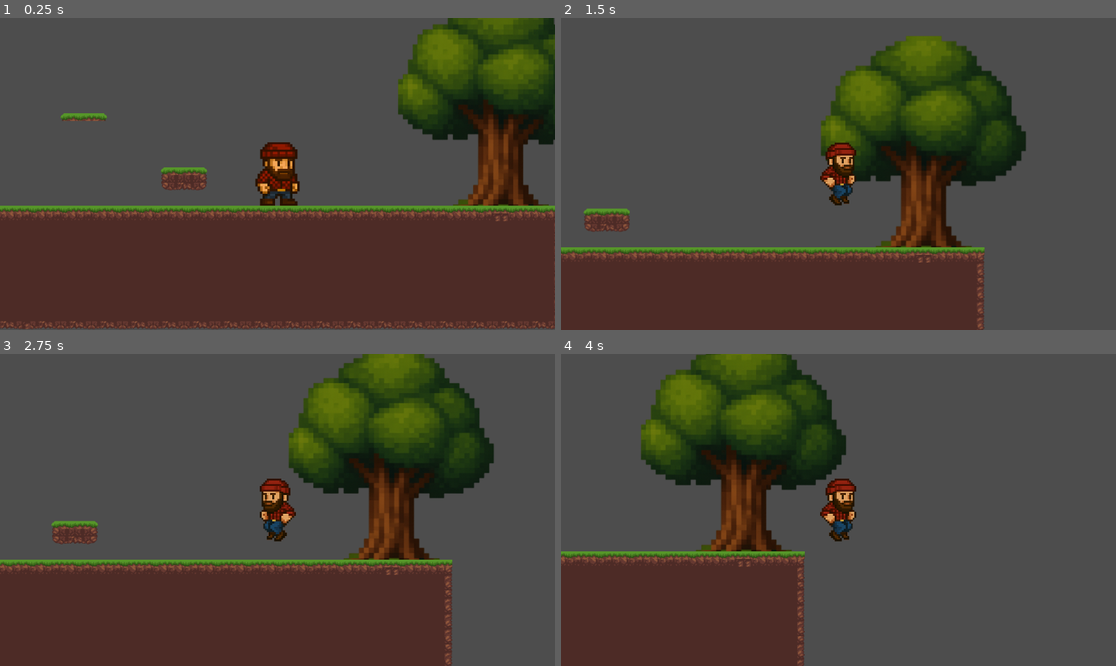
Above: before the commit, frames 1-4 (two rows, left to right).
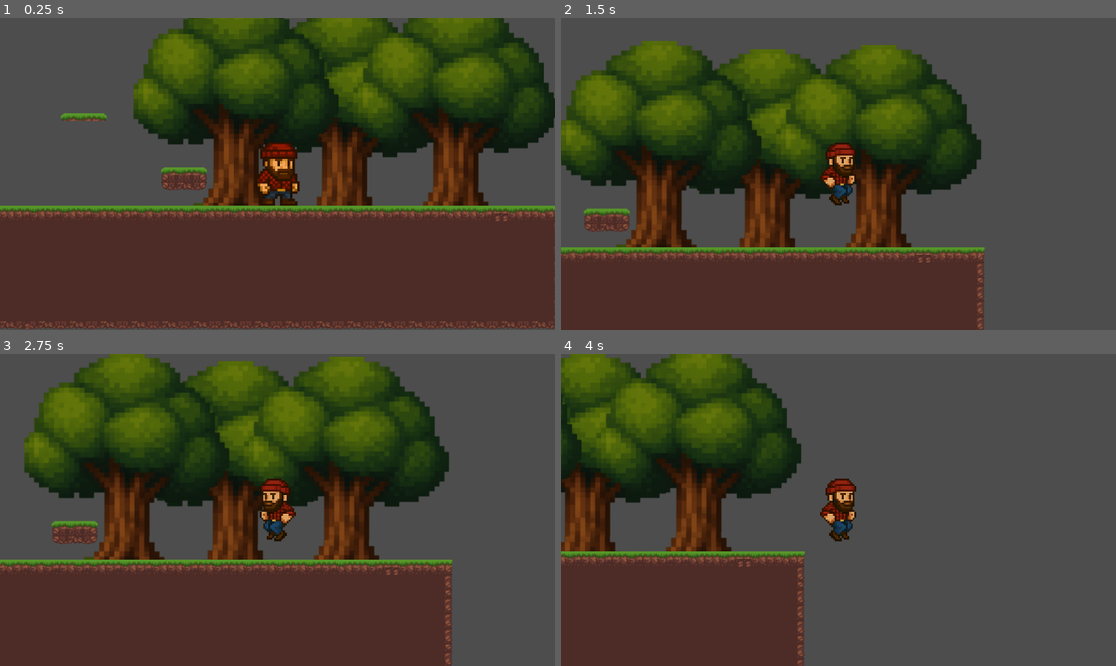
Above: after the commit, the same moments.

Repository: LeonardoRodeghiero/JogoDoLenhador
Game: Godot game, scene res://Mapas/cena.tscn
The game is run twice, just before and just after one commit, with the same random seed, the same clock (stepped at 60 frames per second) and the same inputs.
Inputs (mouse positions are in pixels of both pictures, inside the frame that each line leads up to):
- Up to frame 1 (0.25 s): no input
- Up to frame 2 (1.5 s): tap Enter at 0.5 s; move the mouse to (960, 158) at 0.52 s; press the mouse at (960, 158) at 0.53 s; hold D (direita) from 0.53 s (still down); tap W (pulo) at 0.77, 0.8, 1.07, 1.35 s; move the mouse to (727, 189) at 1.27 s; release the mouse at (727, 189) at 1.28 s
- Up to frame 3 (2.75 s): tap W (pulo) at 1.52, 1.82, 2.3 s; click (166, 525) at 1.55 s; move the mouse to (333, 441) at 2.02 s; release D (direita) at 2.03 s; press the mouse at (333, 441) at 2.03 s; hold A (esquerda) from 2.03 s (still down)
- Up to frame 4 (4 s): move the mouse to (810, 572) at 2.77 s; release A (esquerda) at 2.78 s; release the mouse at (810, 572) at 2.78 s; hold D (direita) from 2.78 s (still down); click (810, 572) at 2.85 s; tap W (pulo) at 3.02, 3.32, 3.6, 3.77 s; move the mouse to (1005, 556) at 3.52 s

The runs differ from the first frame. In frame 1, 33% of the frame differs, in the area x 24-100%, y 0-61%; in frame 2, 36%; in frame 3, 37%, in the area x 4-89%, y 0-66%; in frame 4, 22%.

Commit message:
testando+++

Diff:
--- /dev/null
+++ b/Globals/globals.gd
@@ -0,0 +1,3 @@
+extends Node
+
+var player
--- /dev/null
+++ b/Mapas/MainScene.gd
@@ -0,0 +1,2 @@
+extends Node2D
+class_name Main # CRIAR HERANÇAS DPS
--- a/Mapas/cena.tscn
+++ b/Mapas/cena.tscn
@@ -1,20 +1,29 @@
-[gd_scene load_steps=4 format=4 uid="uid://cnfki5xjcetqg"]
+[gd_scene load_steps=5 format=4 uid="uid://cnfki5xjcetqg"]
 
+[ext_resource type="Script" uid="uid://dnb5jqnt5tonj" path="res://Mapas/MainScene.gd" id="1_d7c3a"]
 [ext_resource type="PackedScene" uid="uid://byasu87s3xlay" path="res://scenes/player.tscn" id="1_p86sy"]
 [ext_resource type="TileSet" uid="uid://dwdwskihbq384" path="res://TileSets/chao.tres" id="3_d7c3a"]
 [ext_resource type="PackedScene" uid="uid://b4k1h5gvlculy" path="res://scenes/carvalho.tscn" id="3_h1nd1"]
 
 [node name="Cena" type="Node2D"]
+script = ExtResource("1_d7c3a")
+
+[node name="Player" parent="." instance=ExtResource("1_p86sy")]
+z_index = 1
+position = Vector2(546, 318)
+slide_on_ceiling = false
 
 [node name="Carvalho" parent="." instance=ExtResource("3_h1nd1")]
-position = Vector2(1005, 164)
+position = Vector2(681, 161)
+
+[node name="Carvalho2" parent="." instance=ExtResource("3_h1nd1")]
+position = Vector2(912, 152)
+
+[node name="Carvalho3" parent="." instance=ExtResource("3_h1nd1")]
+position = Vector2(456, 144)
 
 [node name="Chao" type="Node2D" parent="."]
 
 [node name="chao" type="TileMapLayer" parent="Chao"]
 tile_map_data = PackedByteArray("AAAAABgAAgABAAAAAAABABgAAgABAAAAAAACABgAAgACAAAAAAADABgAAgADAAAAAAAEABgAAgAEAAAAAAAFAB …(19248 unchanged characters)…
 tile_set = ExtResource("3_d7c3a")
-
-[node name="Player" parent="." instance=ExtResource("1_p86sy")]
-position = Vector2(546, 318)
-slide_on_ceiling = false
--- a/project.godot
+++ b/project.godot
@@ -14,6 +14,15 @@
 run/main_scene="uid://cnfki5xjcetqg"
 config/features=PackedStringArray("4.4", "Forward Plus")
 config/icon="res://icon.svg"
+
+[autoload]
+
+Globals="*res://Globals/globals.gd"
+
+[global_group]
+
+arvores=""
+entidade=""
 
 [input]
 
--- a/scenes/carvalho.gd
+++ b/scenes/carvalho.gd
@@ -3,37 +3,37 @@
 var hits: int = 3
 var player_in_range: bool = false
 var ja_entrou: bool = false
-
-
 # Called when the node enters the scene tree for the first time.
 func _ready() -> void:
-	pass
+	Globals.player.connect("ataque", _on_ataque_recebido)
 
 # Called every frame. 'delta' is the elapsed time since the previous frame.
 func _process(_delta: float) -> void:
 	pass
 
-
 func caindo():
 	var tween = create_tween()
-	tween.tween_property($Marker2D, "rotation", deg_to_rad(90), 4).set_trans(Tween.TRANS_EXPO)
+	tween.tween_property($Marker2D, "rotation", deg_to_rad(-90), 4).set_trans(Tween.TRANS_EXPO)
 	await get_tree().create_timer(5).timeout
 	queue_free()
 
-func _on_body_entered(body: Node2D) -> void:
-	player_in_range = true
-	print("entrou")
-	if not ja_entrou:
-		body.connect("ataque", _on_ataque_recebido)
-	ja_entrou = true
 
-
-func _on_body_exited(_body: Node2D) -> void:
-	player_in_range = false
 
 func _on_ataque_recebido():
 	if player_in_range:
 		print("Jogador atacou dentro da área da árvore!")
 		hits -= 1
+		print(hits)
+		if hits == 0:
+			$Marker2D/AnimationPlayer.play("cortando")
 		if hits <= 0:
 			caindo()
+
+
+
+func _on_area_entered(area: Area2D) -> void:
+	player_in_range = true
+
+
+func _on_area_exited(area: Area2D) -> void:
+	player_in_range = false
--- a/scenes/carvalho.tscn
+++ b/scenes/carvalho.tscn
@@ -1,28 +1,76 @@
-[gd_scene load_steps=4 format=3 uid="uid://b4k1h5gvlculy"]
+[gd_scene load_steps=8 format=3 uid="uid://b4k1h5gvlculy"]
 
 [ext_resource type="Script" uid="uid://dojfava7gdt8t" path="res://scenes/carvalho.gd" id="1_37gbl"]
-[ext_resource type="Texture2D" uid="uid://2j4wrjro6iqg" path="res://graphics/arvores/carvalho/carvalho.png" id="1_i4u5t"]
+[ext_resource type="Texture2D" uid="uid://d34l4uy73qr13" path="res://graphics/arvores/carvalho/carvalho_sem_toco.png" id="2_37gbl"]
+[ext_resource type="Texture2D" uid="uid://bathr3n4w8to4" path="res://graphics/arvores/carvalho/toco.png" id="2_hpkay"]
+
+[sub_resource type="Animation" id="Animation_hpkay"]
+length = 0.001
+tracks/0/type = "value"
+tracks/0/imported = false
+tracks/0/enabled = true
+tracks/0/path = NodePath("Sprite2D:frame")
+tracks/0/interp = 1
+tracks/0/loop_wrap = true
+tracks/0/keys = {
+"times": PackedFloat32Array(0),
+"transitions": PackedFloat32Array(1),
+"update": 1,
+"values": [0]
+}
+
+[sub_resource type="Animation" id="Animation_37gbl"]
+resource_name = "cortando"
+length = 0.2
+tracks/0/type = "value"
+tracks/0/imported = false
+tracks/0/enabled = true
+tracks/0/path = NodePath("Sprite2D:frame")
+tracks/0/interp = 1
+tracks/0/loop_wrap = true
+tracks/0/keys = {
+"times": PackedFloat32Array(0),
+"transitions": PackedFloat32Array(1),
+"update": 1,
+"values": [1]
+}
+
+[sub_resource type="AnimationLibrary" id="AnimationLibrary_xrm0y"]
+_data = {
+&"RESET": SubResource("Animation_hpkay"),
+&"cortando": SubResource("Animation_37gbl")
+}
 
 [sub_resource type="CapsuleShape2D" id="CapsuleShape2D_i4u5t"]
 radius = 49.0
 height = 244.0
 
-[node name="Carvalho" type="Area2D"]
+[node name="Carvalho" type="Area2D" groups=["arvores"]]
 script = ExtResource("1_37gbl")
 
+[node name="Toco" type="Sprite2D" parent="."]
+position = Vector2(4, 228)
+texture = ExtResource("2_hpkay")
+
 [node name="Marker2D" type="Marker2D" parent="."]
-position = Vector2(6, 236)
+position = Vector2(0, 192)
 
 [node name="Sprite2D" type="Sprite2D" parent="Marker2D"]
-position = Vector2(0, -234)
-texture = ExtResource("1_i4u5t")
+position = Vector2(6, -190)
+texture = ExtResource("2_37gbl")
 hframes = 2
-vframes = 2
+metadata/_edit_lock_ = true
+
+[node name="AnimationPlayer" type="AnimationPlayer" parent="Marker2D"]
+libraries = {
+&"": SubResource("AnimationLibrary_xrm0y")
+}
 
 [node name="CollisionShape2D" type="CollisionShape2D" parent="."]
+visible = false
 position = Vector2(3, 121)
 rotation = -3.14159
 shape = SubResource("CapsuleShape2D_i4u5t")
 
-[connection signal="body_entered" from="." to="." method="_on_body_entered"]
-[connection signal="body_exited" from="." to="." method="_on_body_exited"]
+[connection signal="area_entered" from="." to="." method="_on_area_entered"]
+[connection signal="area_exited" from="." to="." method="_on_area_exited"]
--- a/scenes/player.gd
+++ b/scenes/player.gd
@@ -8,10 +8,12 @@
 var velocidade: int = 400
 var pulando: bool = false
 var parado: bool = false
+var terminou_ataque: bool = false
 signal ataque
 
 # Called when the node enters the scene tree for the first time.
 func _ready() -> void:
+	Globals.player = self
 	$Animacao.play("correr_dir")
 	direcao = 'dir'
 	$Animacao.stop()
@@ -22,7 +24,13 @@
 func _physics_process(delta: float) -> void:
 	var direction_velocity:Vector2
 
-	if Input.is_action_pressed("esquerda") and Input.is_action_pressed("direita") and $Animacao.animation not in ['ataque_dir', 'ataque_esq']:
+	#if $Animacao.is_playing() and ($Animacao.animation == "ataque_dir" or $Animacao.animation == "ataque_esq"):
+		#atacando = true
+	#else:
+		#atacando = false
+
+
+	if Input.is_action_pressed("esquerda") and Input.is_action_pressed("direita") and $Animacao.animation not in ['ataque_dir', 'ataque_esq', 'pulo_dir', 'pulo_esq']:
 		if direcao == 'dir':
 			$Animacao.play("rest_dir")
 		if direcao == 'esq':
@@ -49,14 +57,16 @@
 			#print("ta no chao")
 		if Input.is_action_pressed("ataque"):
 			if direcao == 'dir':
-				$Animacao.play("ataque_dir")
+				iniciar_ataque("ataque_dir")
 			elif direcao == 'esq':
-				$Animacao.play("ataque_esq")
+				iniciar_ataque("ataque_esq")
 
 		elif Input.is_action_pressed("direita") and not parado:
 			$Animacao.play("correr_dir")
+			atualizar_area_ataque(direction_velocity)
 		elif Input.is_action_pressed("esquerda") and not parado:
 			$Animacao.play("correr_esq")
+			atualizar_area_ataque(direction_velocity)
 
 
 		elif not Input.is_action_pressed("direita") and not  Input.is_action_pressed("esquerda"):
@@ -103,14 +113,20 @@
 	#print(pulando)
 
 
+	move_and_slide()
 
+func iniciar_ataque(animacao):
+	terminou_ataque = false
+	$Animacao.play(animacao)
 
-	move_and_slide()
+func atualizar_area_ataque(direction_velocity: Vector2):
+	$AttackArea.position.x = 15 * direction_velocity[0]
 
 
 
 
 func _on_animacao_animation_looped() -> void:
 	if $Animacao.animation == 'ataque_dir' or $Animacao.animation == 'ataque_esq':
-		print("terminou o ataque")
+		terminou_ataque = true
+		print("sinal de ataque emitido")
 		ataque.emit()
--- a/scenes/player.tscn
+++ b/scenes/player.tscn
@@ -203,10 +203,10 @@
 radius = 42.0
 height = 136.0
 
-[sub_resource type="CircleShape2D" id="CircleShape2D_wnwbv"]
-radius = 88.459
-
-[node name="Player" type="CharacterBody2D"]
+[sub_resource type="RectangleShape2D" id="RectangleShape2D_hax0n"]
+size = Vector2(50.5, 140)
+
+[node name="Player" type="CharacterBody2D" groups=["entidade"]]
 collision_mask = 6
 script = ExtResource("1_oprun")
 
@@ -222,7 +222,7 @@
 [node name="AttackArea" type="Area2D" parent="."]
 
 [node name="CollisionShape2D" type="CollisionShape2D" parent="AttackArea"]
-shape = SubResource("CircleShape2D_wnwbv")
+shape = SubResource("RectangleShape2D_hax0n")
 
 [node name="Camera2D" type="Camera2D" parent="."]
 
Not shown, added: Globals/globals.gd.uid
Not shown, added: Mapas/MainScene.gd.uid
Binary file changed: graphics/arvores/carvalho/carvalho.png
Binary file added: graphics/arvores/carvalho/carvalho_sem_toco.png
Not shown, added: graphics/arvores/carvalho/carvalho_sem_toco.png.import
Binary file added: graphics/arvores/carvalho/toco.png
Not shown, added: graphics/arvores/carvalho/toco.png.import
